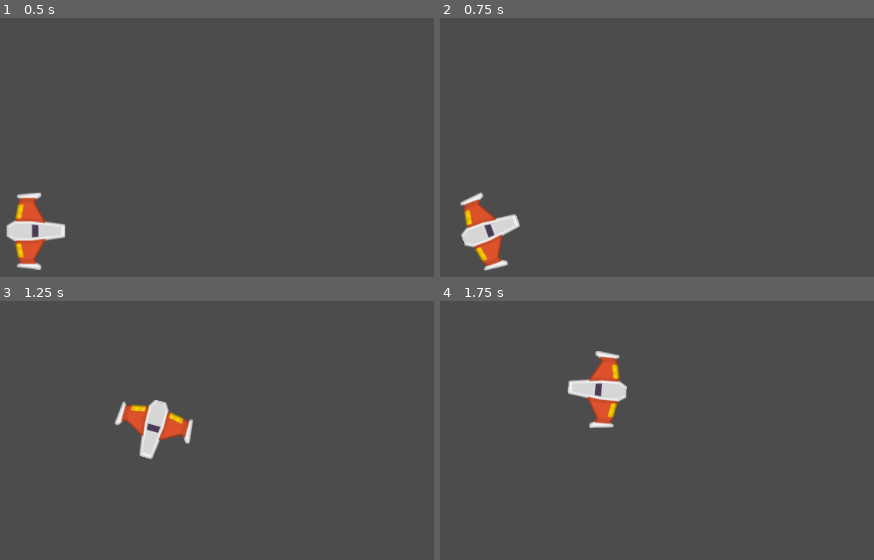
Above: before the commit, frames 1-4 (two rows, left to right).
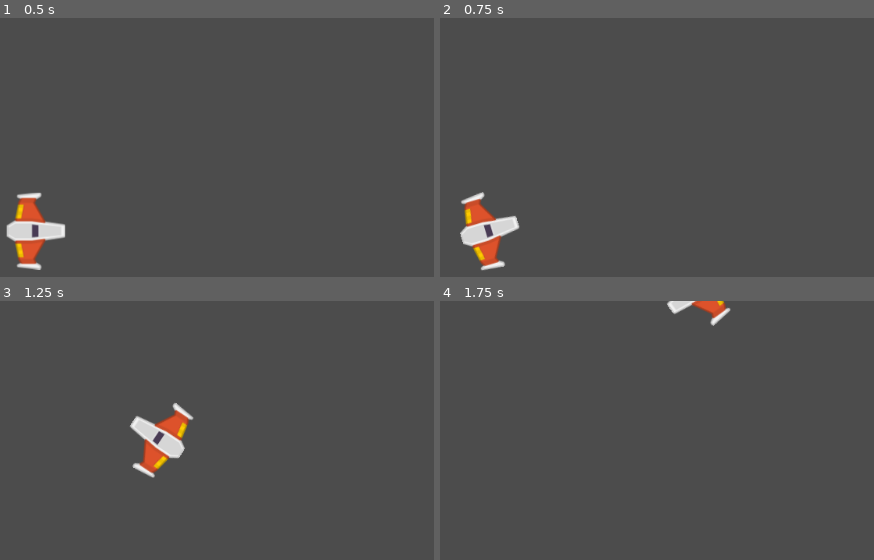
Above: after the commit, the same moments.

Repository: nicow222/MeteoritosGodot
Game: Godot game, scene res://Juego/Niveles/NivelTest.tscn
The game is run twice, just before and just after one commit, with the same random seed, the same clock (stepped at 60 frames per second) and the same inputs.
Inputs:
- Up to frame 1 (0.5 s): no input
- Up to frame 2 (0.75 s): tap Enter at 0.5 s; hold W (mover_adelante) from 0.53 s (still down); hold A (rotar_antihorario) from 0.53 s (still down)
- Up to frame 3 (1.25 s): keep holding W (mover_adelante); keep holding A (rotar_antihorario)
- Up to frame 4 (1.75 s): release W (mover_adelante) at 1.28 s; release A (rotar_antihorario) at 1.28 s; hold S (mover_atras) from 1.28 s (still down); tap D (rotar_horario) at 1.35 s

Frame 1 is identical in both runs. In frame 2, 0.7% of the frame differs, in the area x 4-19%, y 67-98%; in frame 3, 2.8%, in the area x 26-45%, y 38-69%; in frame 4, 2.7%.

Commit message:
ajustando nave player

Diff:
--- /dev/null
+++ b/Juego/Naves/MaterialFisico.tres
@@ -0,0 +1,4 @@
+[gd_resource type="PhysicsMaterial" format=2]
+
+[resource]
+friction = 0.0
--- a/Juego/Naves/Player.gd
+++ b/Juego/Naves/Player.gd
@@ -21,11 +21,11 @@
 #	pass
 
 ## Metodos
-func _integrate_forces(state: Physics2DDirectBodyState) -> void:
+func _integrate_forces(_state: Physics2DDirectBodyState) -> void:
 	apply_central_impulse(empuje.rotated(rotation))
 	apply_torque_impulse(dir_rotacion * potencia_rotacion)
 
-func _process(delta: float) -> void:
+func _process(_delta: float) -> void:
 	player_input()
 
 ## Metodos Custom
--- a/Juego/Naves/Player.tscn
+++ b/Juego/Naves/Player.tscn
@@ -1,12 +1,16 @@
-[gd_scene load_steps=4 format=2]
+[gd_scene load_steps=5 format=2]
 
 [ext_resource path="res://Juego/Naves/player_orange.png" type="Texture" id=1]
 [ext_resource path="res://Juego/Naves/Player.gd" type="Script" id=2]
+[ext_resource path="res://Juego/Naves/MaterialFisico.tres" type="PhysicsMaterial" id=3]
 
 [sub_resource type="CircleShape2D" id=1]
 radius = 37.054
 
 [node name="Player" type="RigidBody2D"]
+physics_material_override = ExtResource( 3 )
+linear_damp = 1.0
+angular_damp = 4.0
 script = ExtResource( 2 )
 
 [node name="Sprite" type="Sprite" parent="."]
